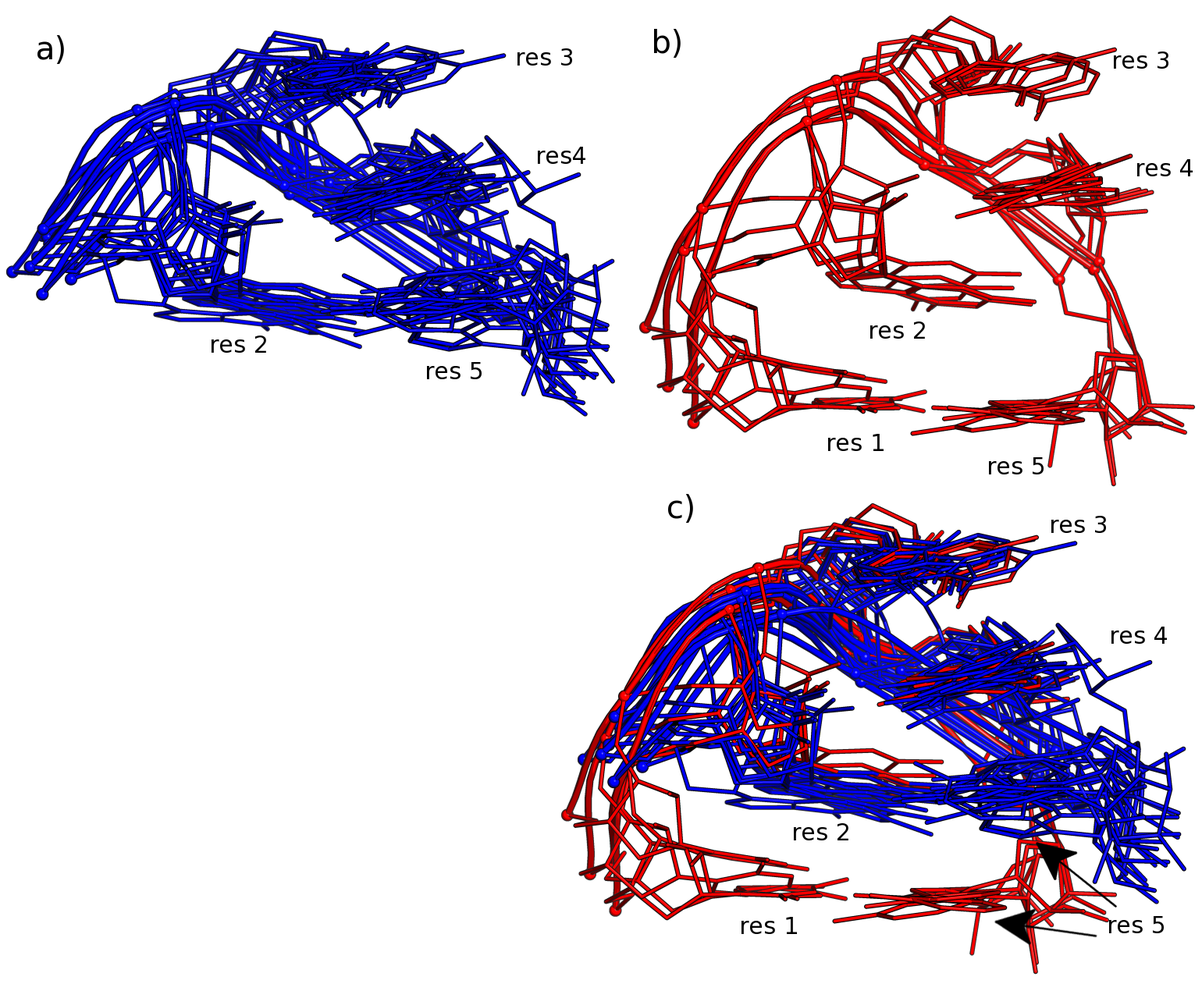
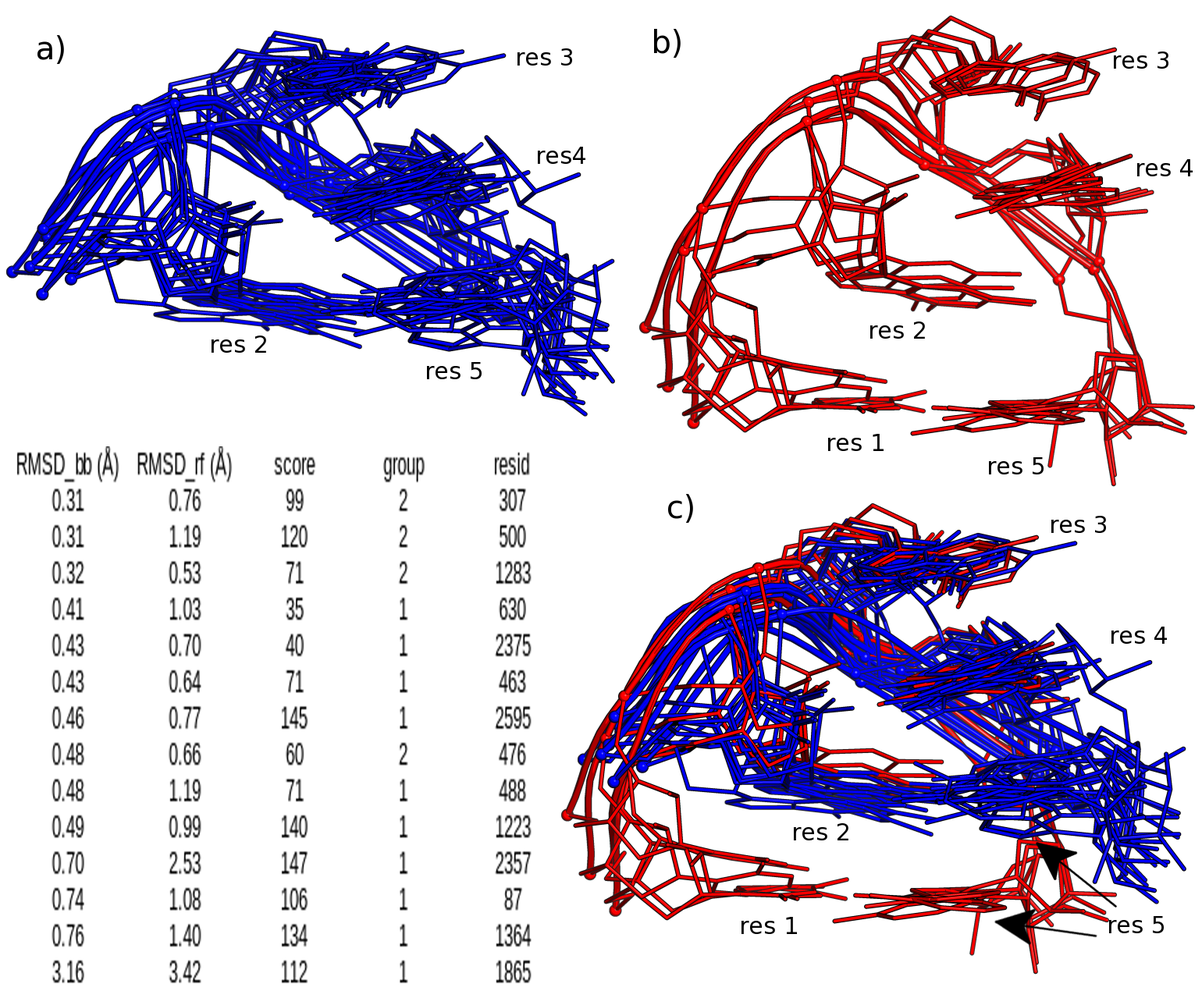
Layer changes from the first (1202, 991) image to the second:
added layer "Clipboard" above "c)" over [16, 446, 532, 985]
